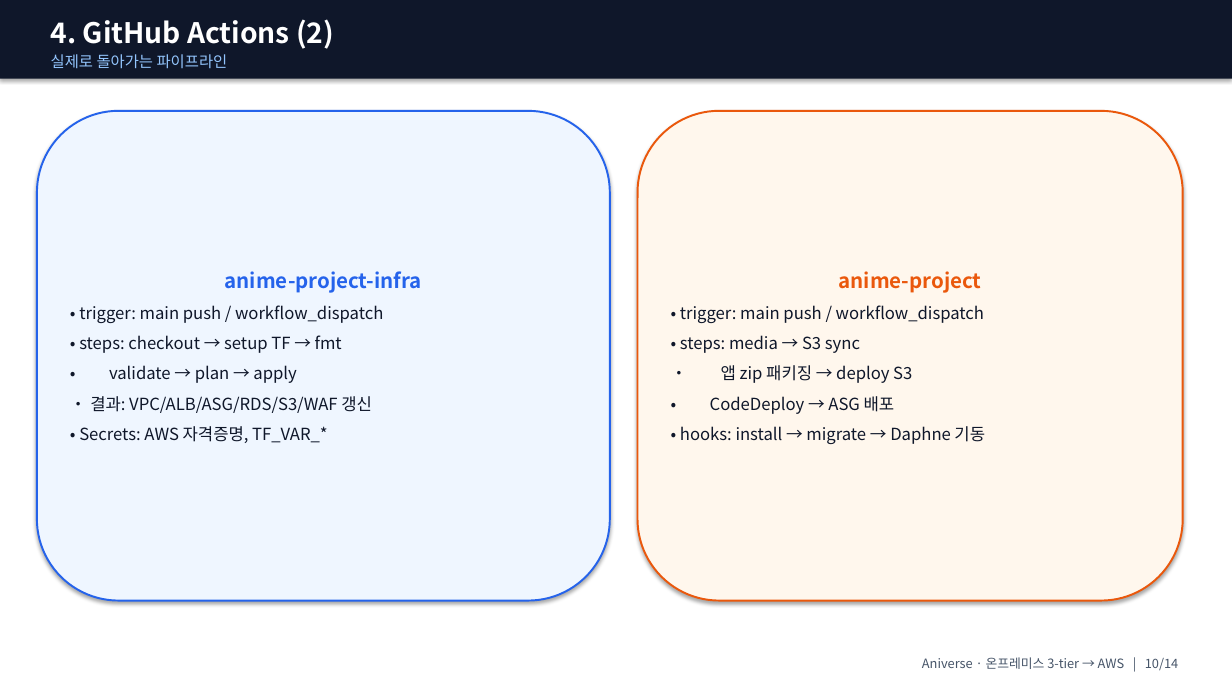
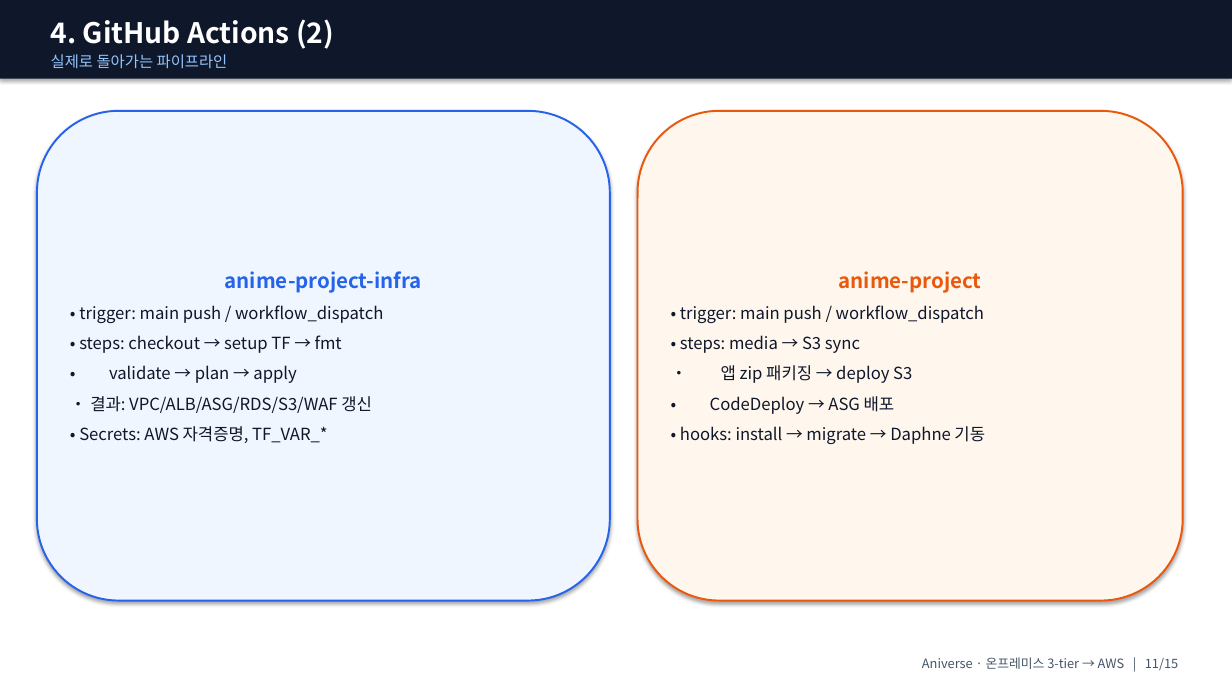
Before and after one commit to ho0215/anime-project-infra, a slide deck: slide 11 of docs/presentation/ppt/Aniverse_발표_강사용.pptx (slide 10 before the commit). Drawn at 1232x693 pixels with LibreOffice and Linux fonts; fonts in the diff are those of the drawing. Boxes give left, top, right and bottom in pixels: in the first picture for what was removed or moved away, otherwise in the second. Text is boxed around its words. In the diff, an @@ line names an element or a change of style, - is before the commit and + after.

```diff
--- a/docs/presentation/ppt/Aniverse_발표_강사용.pptx
+++ b/docs/presentation/ppt/Aniverse_발표_강사용.pptx
@@ text at [922,657,1178,671]: text changed @@
-Aniverse · 온프레미스 3-tier → AWS | 10/14
+Aniverse · 온프레미스 3-tier → AWS | 11/15
```
Also in this commit, not shown: 12 other slides changed, 1 slide added, 3 other files.
